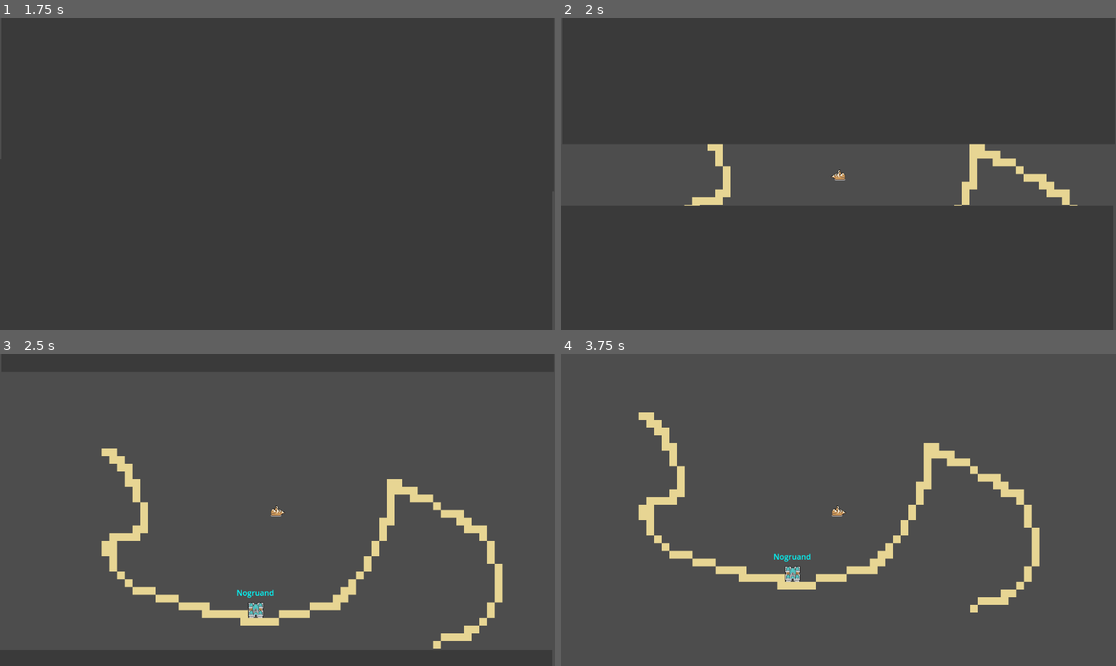
Above: before the commit, frames 1-4 (two rows, left to right).
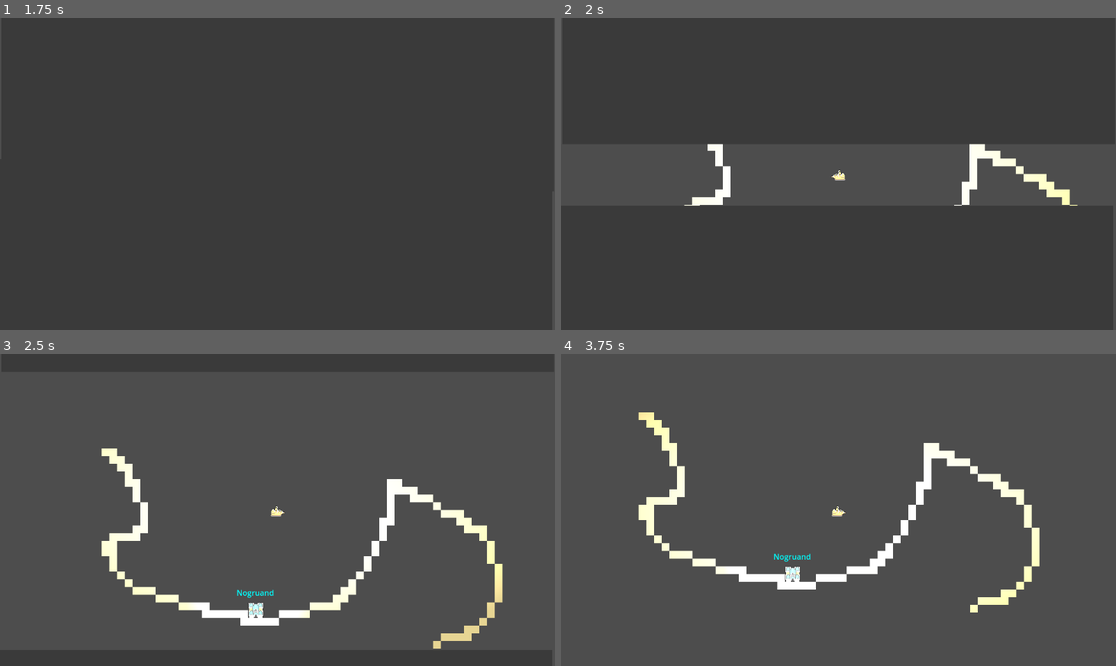
Above: after the commit, the same moments.

Repository: sentinelle28/Ship
Game: Godot game, scene res://Scene/Main/main.tscn
Two runs of this game, one before a commit and one after it. Both use one fixed random seed, a clock stepped at 60 frames per second and the inputs below. The engine's default icon, where the game draws it, is replaced by a stand-in: a white triangle on a blue panel in a dark square.
Inputs:
- Up to frame 1 (1.75 s): click "Play" at 0.5 s; click "Play" at 1.25 s
- Up to frame 2 (2 s): no input
- Up to frame 3 (2.5 s): hold Right (ui_right) from 2.03 s (still down)
- Up to frame 4 (3.75 s): release Right (ui_right) at 2.78 s; hold Down (ui_down) 2.78-3.53 s; hold Right (ui_right) from 3.53 s (still down)

Frame 1 is identical in both runs. In frame 2, 1.4% of the frame differs, in the area x 22-93%, y 40-61%; in frame 3, 3.7%; in frame 4, 4.1%, in the area x 14-87%, y 18-83%.

Commit message:
wirepool + pirate + day system

Diff:
--- a/Common/day/Day.tscn
+++ b/Common/day/Day.tscn
@@ -8,3 +8,5 @@
 [node name="Timer" type="Timer" parent="."]
 wait_time = 60.0
 one_shot = true
+
+[node name="CanvasModulate" type="CanvasModulate" parent="."]
--- a/Common/day/dayclass.gd
+++ b/Common/day/dayclass.gd
@@ -1,18 +1,39 @@
 extends Node
 
 class_name Day
+var day_number:int = 1
 var duration:int = 60
 @export var player:Player
+@export var hairbor_list:Array[Hairbor] = []
 
 func _ready() -> void:
 	$Timer.wait_time = duration
 
 func _process(_delta: float) -> void:
-	if $Timer.time_left/duration < 0.2:
-		pass
+	var percent_left = $Timer.time_left/duration
+	if percent_left < 0.2 and percent_left >= 0:
+		_spawn_thunder()
 
 func _spawn_thunder()->void:
 	pass
 
 func _darken()->void:
-	pass
+	var tween:Tween = get_tree().create_tween()
+	var tween_2:Tween = get_tree().create_tween()
+	tween.tween_property($CanvasModulate,"color",Color.BLACK,duration)
+	tween_2.tween_property(player.light,"scale",Vector2(1,1),duration)
+
+func _rest()->void:
+	_reset()
+	_change_duration()
+	day_number += 1
+
+func _reset()->void:
+	$CanvasModulate.color = Color.WHITE
+	player.light.scale = Vector2(8.984,5.023)
+
+func _change_duration()->void:
+	duration += randi_range(-5,5)
+	if duration < 30:
+		duration = 30
+	$Timer.start(duration)
--- a/Common/hairbor/hairbor.tscn
+++ b/Common/hairbor/hairbor.tscn
@@ -1,8 +1,13 @@
-[gd_scene load_steps=2 format=3 uid="uid://bh61caop5jwh7"]
+[gd_scene load_steps=3 format=3 uid="uid://bh61caop5jwh7"]
 
 [ext_resource type="Script" path="res://Common/hairbor/hairbor.gd" id="1_c4jeb"]
+[ext_resource type="Texture2D" uid="uid://cpyxus85gvrkg" path="res://asset/light/light.png" id="2_35jol"]
 
 [node name="hairbor" type="Area2D"]
 script = ExtResource("1_c4jeb")
 
+[node name="PointLight2D" type="PointLight2D" parent="."]
+texture = ExtResource("2_35jol")
+texture_scale = 2.0
+
 [connection signal="body_entered" from="." to="." method="_on_body_entered"]
--- a/Common/tilemap/map.tscn
+++ b/Common/tilemap/map.tscn
@@ -1,60 +1,117 @@
-[gd_scene load_steps=10 format=3 uid="uid://c7ya1yd6nuap"]
+[gd_scene load_steps=13 format=3 uid="uid://c7ya1yd6nuap"]
 
 [ext_resource type="Texture2D" uid="uid://d4j7l5l8ucmm1" path="res://asset/MiniWorldSprites/MiniWorldSprites/Ground/Shore.png" id="1_sfevw"]
 [ext_resource type="Texture2D" uid="uid://bnrr33lilxyfi" path="res://asset/MiniWorldSprites/MiniWorldSprites/Ground/Grass.png" id="2_hrdi1"]
 [ext_resource type="Texture2D" uid="uid://ce3x11oyltush" path="res://asset/MiniWorldSprites/MiniWorldSprites/Ground/Cliff-Water.png" id="3_aa13p"]
 [ext_resource type="Texture2D" uid="uid://b2oil46qvq32u" path="res://asset/MiniWorldSprites/MiniWorldSprites/Ground/Winter.png" id="4_jmpk5"]
 
+[sub_resource type="NavigationPolygon" id="NavigationPolygon_4ilco"]
+vertices = PackedVector2Array(8, 8, -8, 8, -8, -8, 8, -8)
+polygons = Array[PackedInt32Array]([PackedInt32Array(0, 1, 2, 3)])
+outlines = Array[PackedVector2Array]([PackedVector2Array(-8, -8, 8, -8, 8, 8, -8, 8, -8, -8)])
+agent_radius = 0.0
+
 [sub_resource type="TileSetAtlasSource" id="TileSetAtlasSource_tkc2p"]
 texture = ExtResource("1_sfevw")
 0:0/0 = 0
+0:0/0/physics_layer_0/polygon_0/points = PackedVector2Array(-8, -8, 8, -8, 8, 8, -8, 8)
 1:0/0 = 0
+1:0/0/physics_layer_0/polygon_0/points = PackedVector2Array(-8, -8, 8, -8, 8, 8, -8, 8)
 2:0/0 = 0
+2:0/0/navigation_layer_0/polygon = SubResource("NavigationPolygon_4ilco")
 3:0/0 = 0
+3:0/0/navigation_layer_0/polygon = SubResource("NavigationPolygon_4ilco")
 4:0/0 = 0
+4:0/0/navigation_layer_0/polygon = SubResource("NavigationPolygon_4ilco")
+
+[sub_resource type="NavigationPolygon" id="NavigationPolygon_yp3ds"]
+vertices = PackedVector2Array(8, 8, -8, 8, -8, -8, 8, -8)
+polygons = Array[PackedInt32Array]([PackedInt32Array(0, 1, 2, 3)])
+outlines = Array[PackedVector2Array]([PackedVector2Array(-8, -8, 8, -8, 8, 8, -8, 8)])
+agent_radius = 0.0
 
 [sub_resource type="TileSetAtlasSource" id="TileSetAtlasSource_2j48k"]
 texture = ExtResource("2_hrdi1")
 0:0/0 = 0
+0:0/0/navigation_layer_0/polygon = SubResource("NavigationPolygon_yp3ds")
 1:0/0 = 0
+1:0/0/physics_layer_0/polygon_0/points = PackedVector2Array(-8, -8, 8, -8, 8, 8, -8, 8)
 2:0/0 = 0
+2:0/0/physics_layer_0/polygon_0/points = PackedVector2Array(-8, -8, 8, -8, 8, 8, -8, 8)
 3:0/0 = 0
+3:0/0/physics_layer_0/polygon_0/points = PackedVector2Array(-8, -8, 8, -8, 8, 8, -8, 8)
 4:0/0 = 0
+4:0/0/physics_layer_0/polygon_0/points = PackedVector2Array(-8, -8, 8, -8, 8, 8, -8, 8)
 
 [sub_resource type="TileSetAtlasSource" id="TileSetAtlasSource_a6nud"]
 texture = ExtResource("3_aa13p")
 0:0/0 = 0
+0:0/0/physics_layer_0/polygon_0/points = PackedVector2Array(-8, -8, 8, -8, 8, 8, -8, 8)
 1:0/0 = 0
+1:0/0/physics_layer_0/polygon_0/points = PackedVector2Array(-8, -8, 8, -8, 8, 8, -8, 8)
 2:0/0 = 0
+2:0/0/physics_layer_0/polygon_0/points = PackedVector2Array(-8, -8, 8, -8, 8, 8, -8, 8)
 3:0/0 = 0
+3:0/0/physics_layer_0/polygon_0/points = PackedVector2Array(-8, -8, 8, -8, 8, 8, -8, 8)
 4:0/0 = 0
+4:0/0/physics_layer_0/polygon_0/points = PackedVector2Array(-8, -8, 8, -8, 8, 8, -8, 8)
 0:1/0 = 0
+0:1/0/physics_layer_0/polygon_0/points = PackedVector2Array(-8, -8, 8, -8, 8, 8, -8, 8)
 1:1/0 = 0
+1:1/0/physics_layer_0/polygon_0/points = PackedVector2Array(-8, -8, 8, -8, 8, 8, -8, 8)
 2:1/0 = 0
+2:1/0/physics_layer_0/polygon_0/points = PackedVector2Array(-8, -8, 8, -8, 8, 8, -8, 8)
 3:1/0 = 0
+3:1/0/physics_layer_0/polygon_0/points = PackedVector2Array(-8, -8, 8, -8, 8, 8, -8, 8)
 4:1/0 = 0
+4:1/0/physics_layer_0/polygon_0/points = PackedVector2Array(-8, -8, 8, -8, 8, 8, -8, 8)
 0:2/0 = 0
+0:2/0/physics_layer_0/polygon_0/points = PackedVector2Array(-8, -8, 8, -8, 8, 8, -8, 8)
 1:2/0 = 0
+1:2/0/physics_layer_0/polygon_0/points = PackedVector2Array(-8, -8, 8, -8, 8, 8, -8, 8)
 2:2/0 = 0
+2:2/0/physics_layer_0/polygon_0/points = PackedVector2Array(-8, -8, 8, -8, 8, 8, -8, 8)
 0:3/0 = 0
+0:3/0/physics_layer_0/polygon_0/points = PackedVector2Array(-8, -8, 8, -8, 8, 8, -8, 8)
 1:3/0 = 0
+1:3/0/physics_layer_0/polygon_0/points = PackedVector2Array(-8, -8, 8, -8, 8, 8, -8, 8)
 2:3/0 = 0
+2:3/0/physics_layer_0/polygon_0/points = PackedVector2Array(-8, -8, 8, -8, 8, 8, -8, 8)
 3:3/0 = 0
+3:3/0/physics_layer_0/polygon_0/points = PackedVector2Array(-8, -8, 8, -8, 8, 8, -8, 8)
 4:3/0 = 0
+4:3/0/physics_layer_0/polygon_0/points = PackedVector2Array(-8, -8, 8, -8, 8, 8, -8, 8)
 0:4/0 = 0
+0:4/0/physics_layer_0/polygon_0/points = PackedVector2Array(-8, -8, 8, -8, 8, 8, -8, 8)
 1:4/0 = 0
+1:4/0/physics_layer_0/polygon_0/points = PackedVector2Array(-8, -8, 8, -8, 8, 8, -8, 8)
 2:4/0 = 0
+2:4/0/physics_layer_0/polygon_0/points = PackedVector2Array(-8, -8, 8, -8, 8, 8, -8, 8)
 3:4/0 = 0
+3:4/0/physics_layer_0/polygon_0/points = PackedVector2Array(-8, -8, 8, -8, 8, 8, -8, 8)
 4:4/0 = 0
+4:4/0/physics_layer_0/polygon_0/points = PackedVector2Array(-8, -8, 8, -8, 8, 8, -8, 8)
 0:5/0 = 0
+0:5/0/physics_layer_0/polygon_0/points = PackedVector2Array(-8, -8, 8, -8, 8, 8, -8, 8)
 1:5/0 = 0
+1:5/0/physics_layer_0/polygon_0/points = PackedVector2Array(-8, -8, 8, -8, 8, 8, -8, 8)
 2:5/0 = 0
+2:5/0/physics_layer_0/polygon_0/points = PackedVector2Array(-8, -8, 8, -8, 8, 8, -8, 8)
+
+[sub_resource type="NavigationPolygon" id="NavigationPolygon_n2lgr"]
+vertices = PackedVector2Array(8, 8, -8, 8, -8, -8, 8, -8)
+polygons = Array[PackedInt32Array]([PackedInt32Array(0, 1, 2, 3)])
+outlines = Array[PackedVector2Array]([PackedVector2Array(-8, -8, 8, -8, 8, 8, -8, 8)])
+agent_radius = 0.0
 
 [sub_resource type="TileSetAtlasSource" id="TileSetAtlasSource_tjama"]
 texture = ExtResource("4_jmpk5")
 0:0/0 = 0
+0:0/0/navigation_layer_0/polygon = SubResource("NavigationPolygon_n2lgr")
 1:0/0 = 0
+1:0/0/navigation_layer_0/polygon = SubResource("NavigationPolygon_n2lgr")
 2:0/0 = 0
+2:0/0/navigation_layer_0/polygon = SubResource("NavigationPolygon_n2lgr")
 3:0/0 = 0
 4:0/0 = 0
 5:0/0 = 0
@@ -62,6 +119,8 @@
 7:0/0 = 0
 
 [sub_resource type="TileSet" id="TileSet_5u0sk"]
+physics_layer_0/collision_layer = 1
+navigation_layer_0/layers = 1
 sources/0 = SubResource("TileSetAtlasSource_tkc2p")
 sources/1 = SubResource("TileSetAtlasSource_2j48k")
 sources/2 = SubResource("TileSetAtlasSource_a6nud")
--- a/Entities/Character/Player/player.gd
+++ b/Entities/Character/Player/player.gd
@@ -3,6 +3,9 @@
 class_name Player
 
 @export var hairbor_array:Array[Hairbor] = []
+
+#day class
+@onready var light:PointLight2D = $PointLight2D
 
 var show_tool:bool = false
 
@@ -111,3 +114,6 @@
 		for hairbor:Hairbor in hairbor_array:
 			var vector:Vector2 = global_position.direction_to(hairbor.global_position)
 			draw_line(global_position,vector*100,Color.BLUE)
+
+func _take_dmg(dmg:int)->void:
+	healthcomponent._take_dmg(dmg)
--- a/Entities/Character/Player/player.tscn
+++ b/Entities/Character/Player/player.tscn
@@ -1,7 +1,8 @@
-[gd_scene load_steps=9 format=3 uid="uid://cr5nrd8bkaa8f"]
+[gd_scene load_steps=10 format=3 uid="uid://cr5nrd8bkaa8f"]
 
 [ext_resource type="Texture2D" uid="uid://bj0mtimc62lwo" path="res://asset/MiniWorldSprites/MiniWorldSprites/Miscellaneous/TransportShip.png" id="1_c2v8m"]
 [ext_resource type="Script" path="res://Entities/Character/Player/player.gd" id="1_v4i7r"]
+[ext_resource type="Texture2D" uid="uid://cpyxus85gvrkg" path="res://asset/light/light.png" id="3_4jma4"]
 
 [sub_resource type="RectangleShape2D" id="RectangleShape2D_ykr77"]
 size = Vector2(31, 22)
@@ -60,3 +61,8 @@
 autoplay = "idle"
 
 [node name="Camera2D" type="Camera2D" parent="."]
+
+[node name="PointLight2D" type="PointLight2D" parent="."]
+position = Vector2(2.00003, -0.5)
+scale = Vector2(8.98438, 5.02344)
+texture = ExtResource("3_4jma4")
--- /dev/null
+++ b/Entities/Character/pirates/pirates.gd
@@ -0,0 +1,38 @@
+extends CharacterBody2D
+
+
+class_name Pirate
+@export var player:Player
+const SPEED:int = 300
+# Called when the node enters the scene tree for the first time.
+func _ready() -> void:
+	player = get_tree().current_scene.get_node("player")
+	$Timer.start(0.3)
+
+# Called every frame. 'delta' is the elapsed time since the previous frame.
+func _process(delta: float) -> void:
+
+
+	_move(delta)
+
+func _move(delta:float)->void:
+	var new_target:Vector2 =$NavigationAgent2D.get_next_path_position()
+	var direction:Vector2 = global_position.direction_to(new_target)
+	velocity = direction *SPEED * delta
+	move_and_slide()
+
+func _change_direction()->void:
+	if player.global_position.distance_to(global_position) < 300:
+		#follow the player
+		$NavigationAgent2D.target_position = player.global_position
+	else:
+		#wander
+		var new_direction:Vector2 = Vector2(randf_range(-1,1),randf_range(-1,1))
+		$NavigationAgent2D.target_position = new_direction * 100
+
+
+
+func _on_area_2d_body_entered(body: Node2D) -> void:
+	if body is Player:
+		body._take_dmg(1)
+		await get_tree().create_timer(3).timeout
--- /dev/null
+++ b/Entities/Character/pirates/pirates.tscn
@@ -0,0 +1,84 @@
+[gd_scene load_steps=10 format=3 uid="uid://d3eq6clusgvwl"]
+
+[ext_resource type="Texture2D" uid="uid://cujxwq0hkpt1q" path="res://asset/MiniWorldSprites/MiniWorldSprites/Miscellaneous/PirateShip.png" id="1_dy8c0"]
+[ext_resource type="Script" path="res://Entities/Character/pirates/pirates.gd" id="1_fmh50"]
+
+[sub_resource type="RectangleShape2D" id="RectangleShape2D_fqhpv"]
+
+[sub_resource type="RectangleShape2D" id="RectangleShape2D_kyakn"]
+size = Vector2(32, 32)
+
+[sub_resource type="AtlasTexture" id="AtlasTexture_t6ed5"]
+atlas = ExtResource("1_dy8c0")
+region = Rect2(64, 0, 32, 32)
+
+[sub_resource type="AtlasTexture" id="AtlasTexture_q6xud"]
+atlas = ExtResource("1_dy8c0")
+region = Rect2(0, 0, 32, 32)
+
+[sub_resource type="AtlasTexture" id="AtlasTexture_mq1c8"]
+atlas = ExtResource("1_dy8c0")
+region = Rect2(96, 0, 32, 32)
+
+[sub_resource type="AtlasTexture" id="AtlasTexture_rako7"]
+atlas = ExtResource("1_dy8c0")
+region = Rect2(32, 0, 32, 32)
+
+[sub_resource type="SpriteFrames" id="SpriteFrames_ie0b6"]
+animations = [{
+"frames": [{
+"duration": 1.0,
+"texture": SubResource("AtlasTexture_t6ed5")
+}],
+"loop": true,
+"name": &"down",
+"speed": 5.0
+}, {
+"frames": [{
+"duration": 1.0,
+"texture": SubResource("AtlasTexture_q6xud")
+}],
+"loop": true,
+"name": &"left",
+"speed": 5.0
+}, {
+"frames": [{
+"duration": 1.0,
+"texture": SubResource("AtlasTexture_mq1c8")
+}],
+"loop": true,
+"name": &"right",
+"speed": 5.0
+}, {
+"frames": [{
+"duration": 1.0,
+"texture": SubResource("AtlasTexture_rako7")
+}],
+"loop": true,
+"name": &"up",
+"speed": 5.0
+}]
+
+[node name="Pirates" type="CharacterBody2D"]
+script = ExtResource("1_fmh50")
+
+[node name="CollisionShape2D" type="CollisionShape2D" parent="."]
+shape = SubResource("RectangleShape2D_fqhpv")
+
+[node name="Area2D" type="Area2D" parent="."]
+
+[node name="CollisionShape2D" type="CollisionShape2D" parent="Area2D"]
+shape = SubResource("RectangleShape2D_kyakn")
+
+[node name="AnimatedSprite2D" type="AnimatedSprite2D" parent="."]
+sprite_frames = SubResource("SpriteFrames_ie0b6")
+animation = &"down"
+metadata/_edit_lock_ = true
+
+[node name="NavigationAgent2D" type="NavigationAgent2D" parent="."]
+
+[node name="Timer" type="Timer" parent="."]
+one_shot = true
+
+[connection signal="body_entered" from="Area2D" to="." method="_on_area_2d_body_entered"]
+[connection signal="timeout" from="Timer" to="." method="_change_direction"]
--- /dev/null
+++ b/Entities/wirepool/wirepool.gd
@@ -0,0 +1,8 @@
+extends Area2D
+
+
+
+
+func _on_body_entered(body: Node2D) -> void:
+	if body is Player:
+		body._take_dmg(1)
--- /dev/null
+++ b/Entities/wirepool/wirepool.tscn
@@ -0,0 +1,8 @@
+[gd_scene load_steps=2 format=3 uid="uid://dnakb12nedvf6"]
+
+[ext_resource type="Script" path="res://Entities/wirepool/wirepool.gd" id="1_f8sfx"]
+
+[node name="wirepool" type="Area2D"]
+script = ExtResource("1_f8sfx")
+
+[connection signal="body_entered" from="." to="." method="_on_body_entered"]
--- a/Scene/GameplayScene/gameplay_scene.tscn
+++ b/Scene/GameplayScene/gameplay_scene.tscn
@@ -1,10 +1,11 @@
-[gd_scene load_steps=8 format=4 uid="uid://duwqics5lukxb"]
+[gd_scene load_steps=9 format=4 uid="uid://duwqics5lukxb"]
 
 [ext_resource type="PackedScene" uid="uid://c7ya1yd6nuap" path="res://Common/tilemap/map.tscn" id="1_l054n"]
 [ext_resource type="PackedScene" uid="uid://cr5nrd8bkaa8f" path="res://Entities/Character/Player/player.tscn" id="2_ypihl"]
 [ext_resource type="PackedScene" uid="uid://bh61caop5jwh7" path="res://Common/hairbor/hairbor.tscn" id="3_hiolq"]
 [ext_resource type="PackedScene" uid="uid://gu1v4djn2wce" path="res://Common/tilemap/hairbor.tscn" id="4_3nlqs"]
 [ext_resource type="PackedScene" uid="uid://ce6vsbcffvm4c" path="res://Common/label/LabelPrefab.tscn" id="5_krsj0"]
+[ext_resource type="PackedScene" uid="uid://e2t7cdfbsfnx" path="res://Common/day/Day.tscn" id="6_mgh21"]
 
 [sub_resource type="RectangleShape2D" id="RectangleShape2D_tvcyu"]
 size = Vector2(42, 42)
@@ -37,3 +38,5 @@
 offset_bottom = -4.0
 text = "Nogruand"
 label_settings = SubResource("LabelSettings_2fe0j")
+
+[node name="Day" parent="." instance=ExtResource("6_mgh21")]
Binary file added: asset/light/light.png
Not shown, added: asset/light/light.png.import
